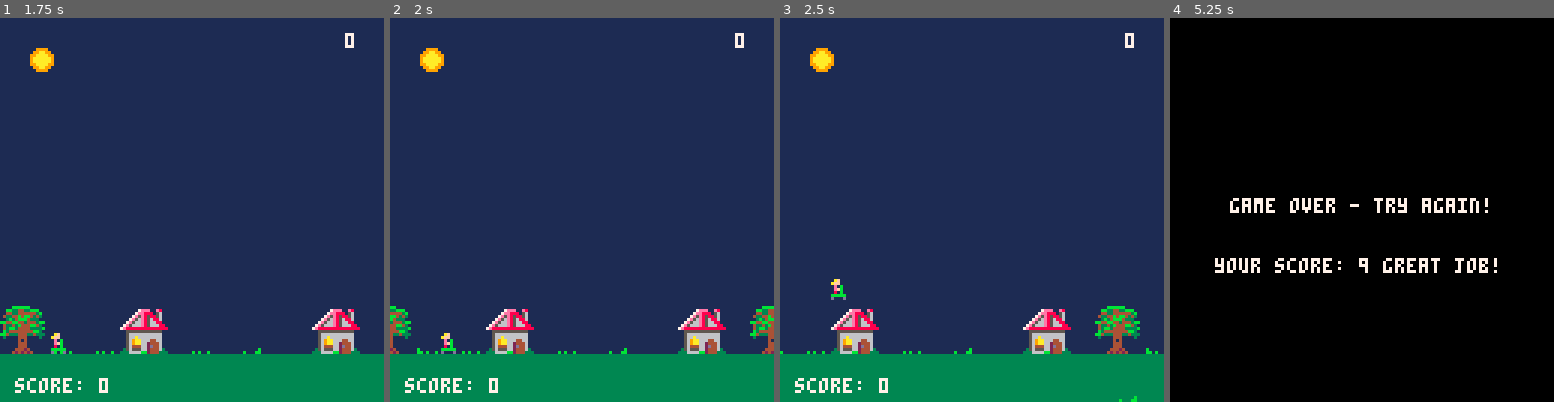
Above: before the commit, frames 1-4 (left to right).
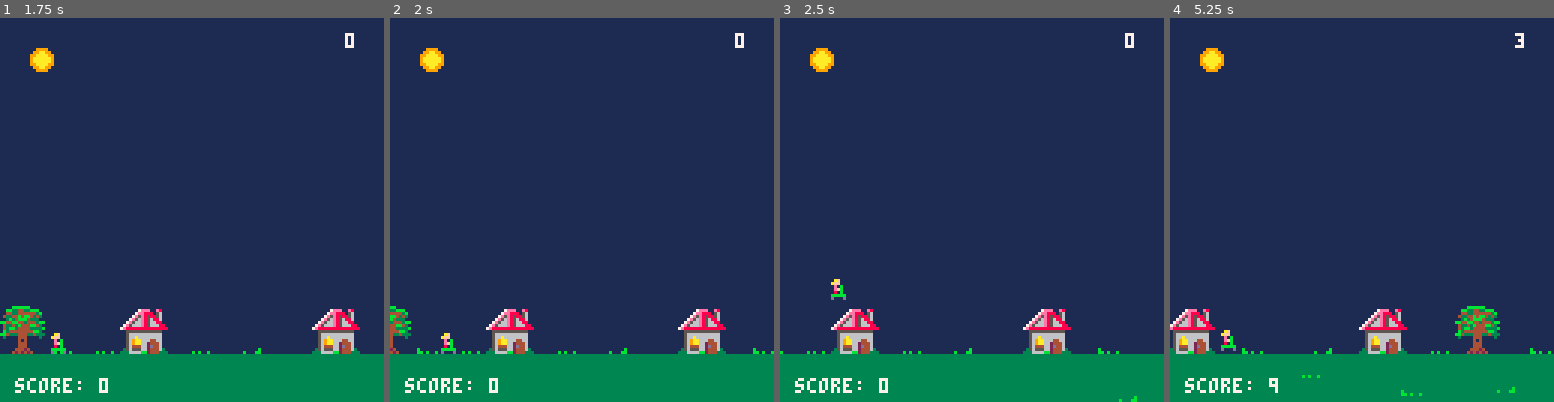
Above: after the commit, the same moments.

Repository: Dads-Games/rainbowriders
Game: PICO-8 cartridge rainbowriders.p8
The game is run twice, just before and just after one commit, with the same random seed, the same clock (stepped at 60 frames per second) and the same inputs.
Inputs:
- Up to frame 1 (1.75 s): tap O (Z key) at 0.7, 1.7 s; hold Right from 1.6 s (still down)
- Up to frame 2 (2 s): keep holding Right
- Up to frame 3 (2.5 s): release Right at 2.1 s; tap O (Z key) at 2.1 s; hold Right from 2.47 s (still down)
- Up to frame 4 (5.25 s): tap O (Z key) every 0.4 s from 2.5 to 4.9 s; release Right at 3.03 s; hold Left 3.08-3.58 s; hold Right 4.02-4.68 s; hold Left from 5.08 s (still down)

Frame 1 is identical in both runs. In frame 2, 0.5% of the frame differs, in the area x 93-100%, y 75-88%; in frame 3, 0.9%; in frame 4, 100%, in the area x 0-100%, y 0-100%.

Commit message:
deploy: 119310c08051ec8b8e29b98155ad94a4b5729961

Diff:
--- a/rainbowriders.p8
+++ b/rainbowriders.p8
@@ -14,7 +14,7 @@
     height = 6, -- Tighter collision box height
     oscillation = 0 --Variable for oscillation
 }
-debug_mode = false
+debug_mode = true
 obstacles = {}
 spawn_timer = 0
 spawn_interval = 20
@@ -24,6 +24,7 @@
 game_over_timer = 0
 game_over_delay = 60 -- 1 second (60 frames per second)
 background_x = 0
+background_n = 128 * 8 -- number of tiles wide for the background in the map * 8
 background_y = 96--84
 clouds = {}
 cloud_timer = 0
@@ -231,7 +232,7 @@
         if btnp(4) then
             player.sprite = selected_char
             char_select_screen = false
-            music(0, 0, 0)
+            music(26, 0, 0)
         end
     elseif game_over then
         -- Increment game over timer
@@ -310,7 +311,7 @@
             end
 
             -- Update background
-            background_x = (background_x - 1) % 128
+            background_x = (background_x - 1) % background_n
 
             -- Update clouds
             cloud_timer = cloud_timer + 1
@@ -362,14 +363,14 @@
     -- Draw sky
     rectfill(0, 0, 127, 127, 1)
     -- Draw map as background
-    map(0, 0, background_x, background_y, 16, 16)
-    map(0, 0, background_x - 128, background_y, 16, 16)
+    map(0, 0, background_x, background_y, background_n/8, 16)
+    map(0, 0, background_x - background_n, background_y, background_n/8, 16)
 
 
     -- Dimming effect
-    --fillp(0b0101011101110010.1) -- 50% fill pattern
-    --rectfill(0, 0, 127, 127 ) -- Color 0 (black) with fill pattern
-    --fillp() -- Reset fill pattern
+    -- fillp(0B111111111011111.1) -- 50% fill pattern
+    -- rectfill(0, 0, 127, 127 ) -- Color 0 (black) with fill pattern
+    -- fillp() -- Reset fill pattern
 
     --Draw sun
     spr(96, 10, 10)
@@ -379,8 +380,8 @@
         spr(cloud.sprite, cloud.x, cloud.y)
     end
     -- Draw background
-    rectfill(background_x, 112, background_x + 128, 128, 3)
-    rectfill(background_x - 128, 112, background_x, 128, 3)
+    rectfill(background_x, 112, background_x + background_n, 128, 3)
+    rectfill(background_x - background_n, 112, background_x, 128, 3)
     -- Draw grass
     for blade in all(grass) do
         spr(blade.sprite, blade.x, blade.y)
@@ -697,15 +698,60 @@
 
 
 __map__
-4041000000525300000000000052530000000000005253000040410000000000000000404100525300000000000000000000000000000000000000000000000000000000000000000000000000000000000000000000000000000000000000000000000000000000000000000000000000000000000000000000000000000000
-5051450046626300460047000062630045000047006263004650510045000046474645505145626345470000000000000000000000000000000000000000000000000000000000000000000000000000000000000000000000000000000000000000000000000000000000000000000000000000000000000000000000000000
-…(10 lines of a section not shown)…
+4041000000525300000000000052530000000000005253000040410000000000000000404100525300000000000000005455565700000048490044004a4b00004c4d0060000000000000000000000000000000000000000000000000000000000000000000000000000000000000000000000000000000000000000000000000
+5051450046626300460047000062630045000047006263004650510045000046474645505145626345470000464668696465666746470058590047465a5b000000000000000000000000000000000000000000000000000000000000000000000000000000000000000000000000000000000000000000000000000000000000
+…(55 lines of a section not shown)…
Not shown, changed: 24 lines of the sprite sheet (__gfx__) section of rainbowriders.p8
Not shown, changed: the music (__music__) section of rainbowriders.p8
Not shown, changed: the sound effects (__sfx__) section of rainbowriders.p8
Not shown, changed: rainbowriders.js
